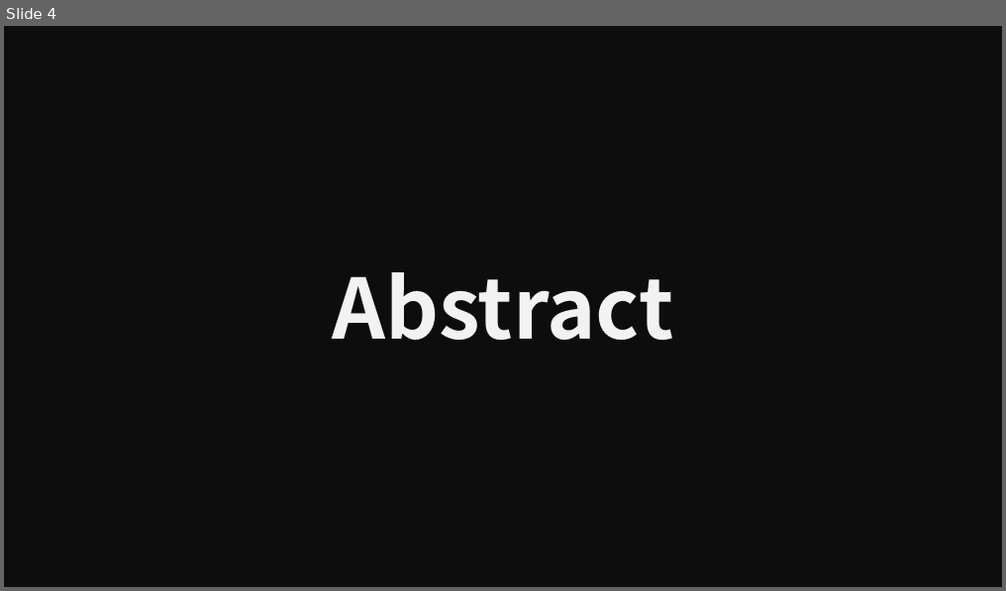
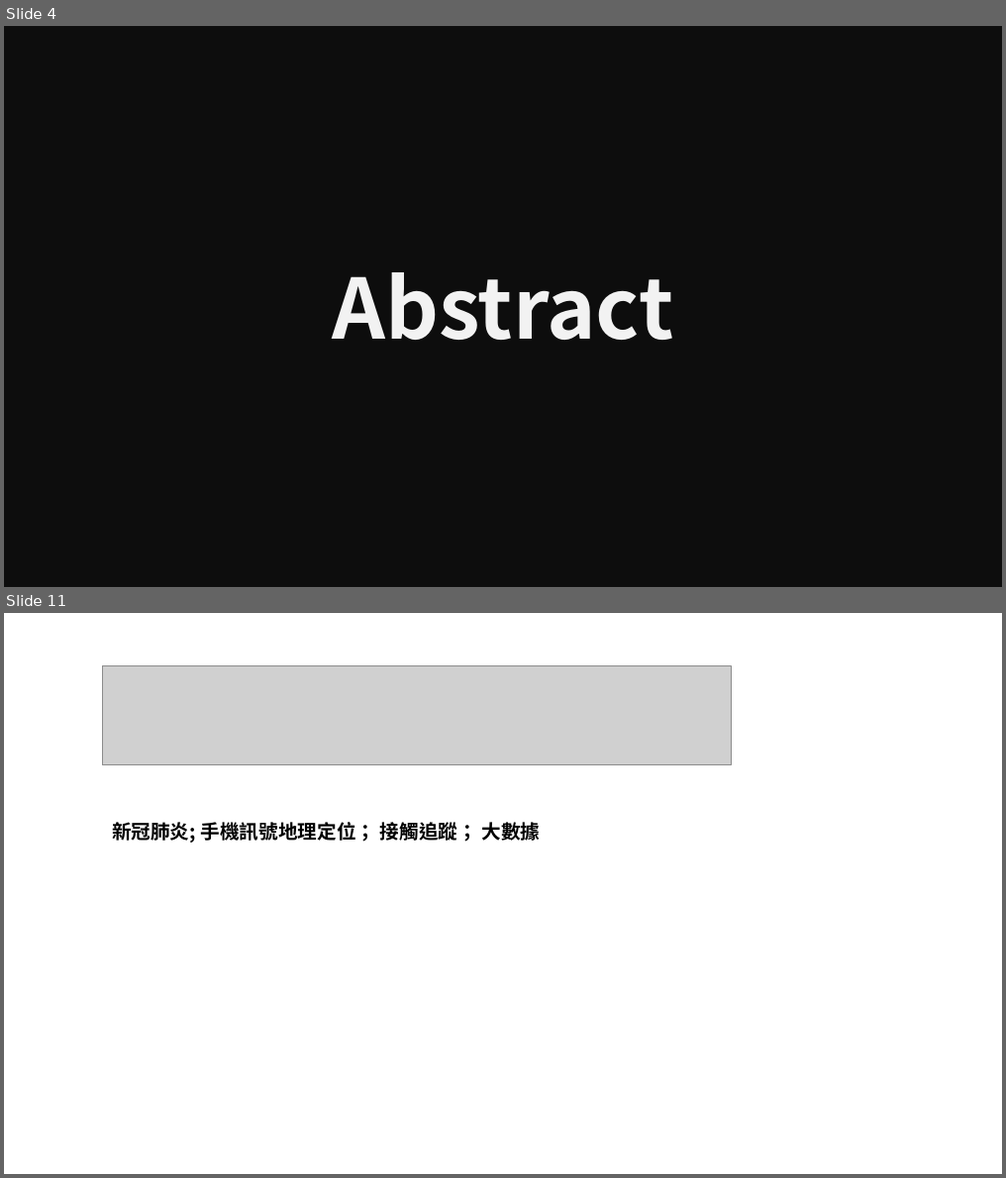
Before and after one commit to littlefish0331/thesis_study, a slide deck: 02_covid19_track/書報討論_COVID19_track_tw.pptx. Shown one above the other, each under a label of ours: slide 4 before the commit, slides 4 and 11 after it; the slides between them are not shown. The pictures are 1006x591 and 1006x1178 pixels, drawn with LibreOffice and Linux fonts; fonts in the diff are those of the drawing; grey boxes stand for pictures. Boxes give left, top, right and bottom in pixels: in the first picture for what was removed or moved away, otherwise in the second. Text is boxed around its words. In the diff, an @@ line names an element or a change of style, - is before the commit and + after.

```diff
--- a/02_covid19_track/書報討論_COVID19_track_tw.pptx
+++ b/02_covid19_track/書報討論_COVID19_track_tw.pptx
@@ slide 11 added at (x1=4, y1=613, x2=1002, y2=1174), background #FFFFFF @@
@@ picture added at (x1=102, y1=665, x2=731, y2=765) @@
@@ text added at (x1=112, y1=822, x2=541, y2=843), 14 pt, text #000000, bold @@
+新冠肺炎; 手機訊號地理定位； 接觸追蹤； 大數據
```
Also in this commit, not shown: 3 slides changed, 23 other slides added, 1 slide removed.
